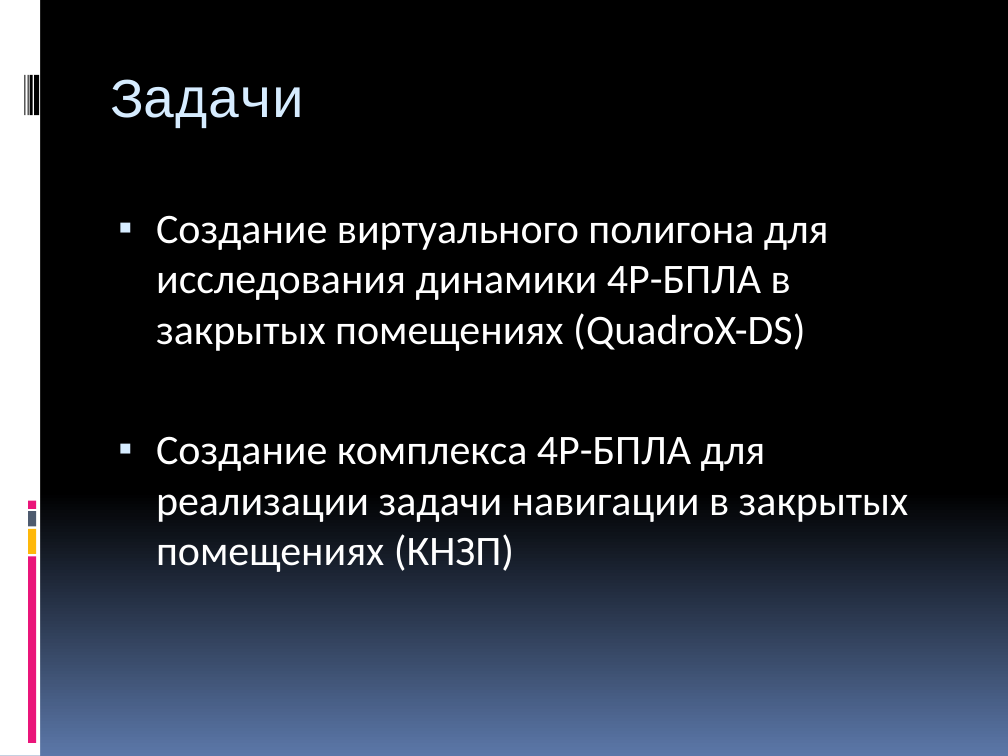
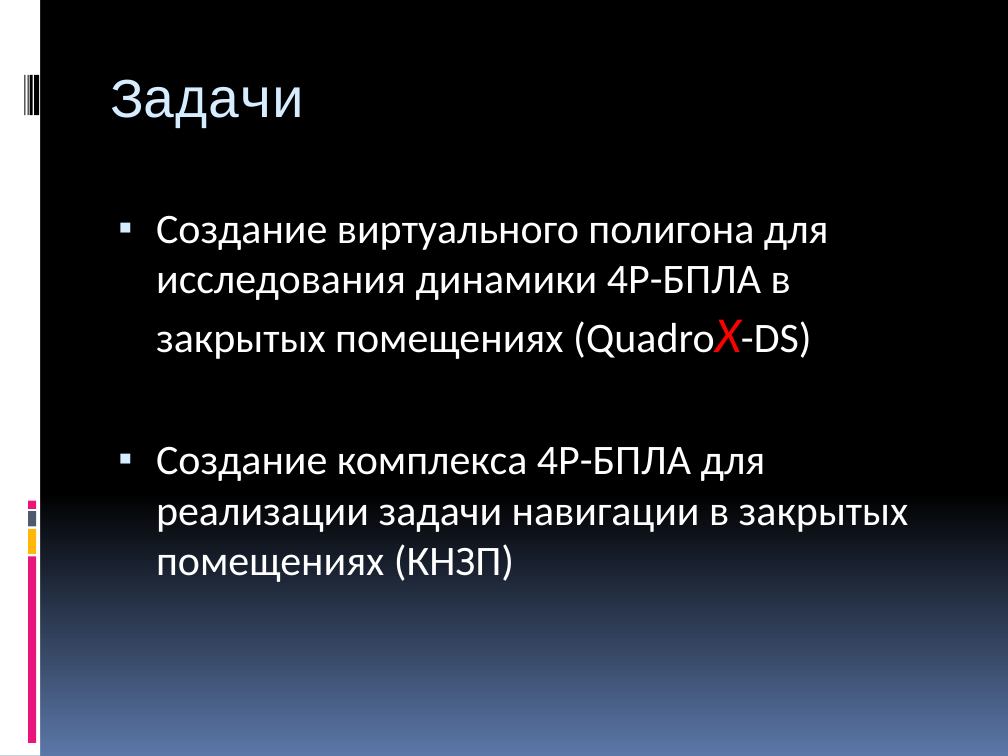
Before and after one commit to yaceq/quadro-xds, a slide deck: slide 2 of Docs/Medias2012.pptx. Drawn at 1008x756 pixels with LibreOffice and Linux fonts; fonts in the diff are those of the drawing. Boxes give left, top, right and bottom in pixels: in the first picture for what was removed or moved away, otherwise in the second. Text is boxed around its words. In the diff, an @@ line names an element or a change of style, - is before the commit and + after.

```diff
--- a/Docs/Medias2012.pptx
+++ b/Docs/Medias2012.pptx
@@ text at <box>156,215,829,359</box>: size 30 to 36 pt, text colour #FFFFFF to #FF0000, italic on in "(QuadroX-DS)" @@
```
Also in this commit, not shown: 1 other slide changed, 7 slides added.
